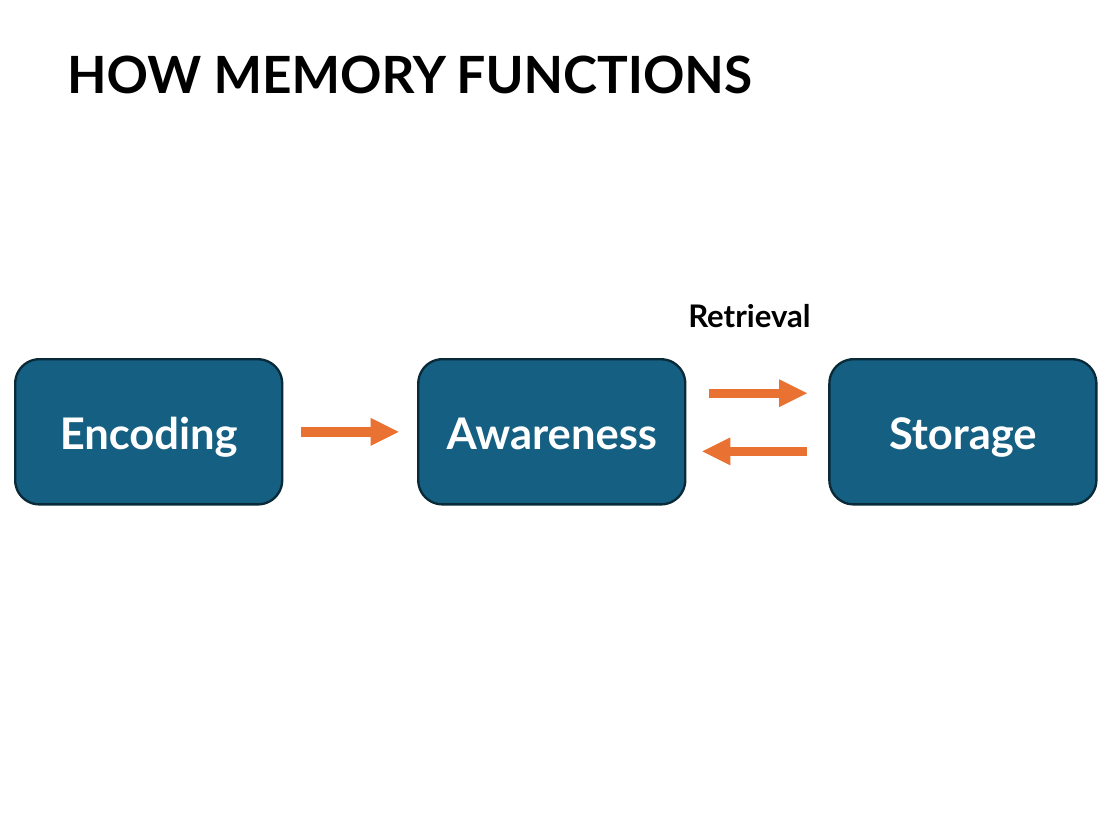
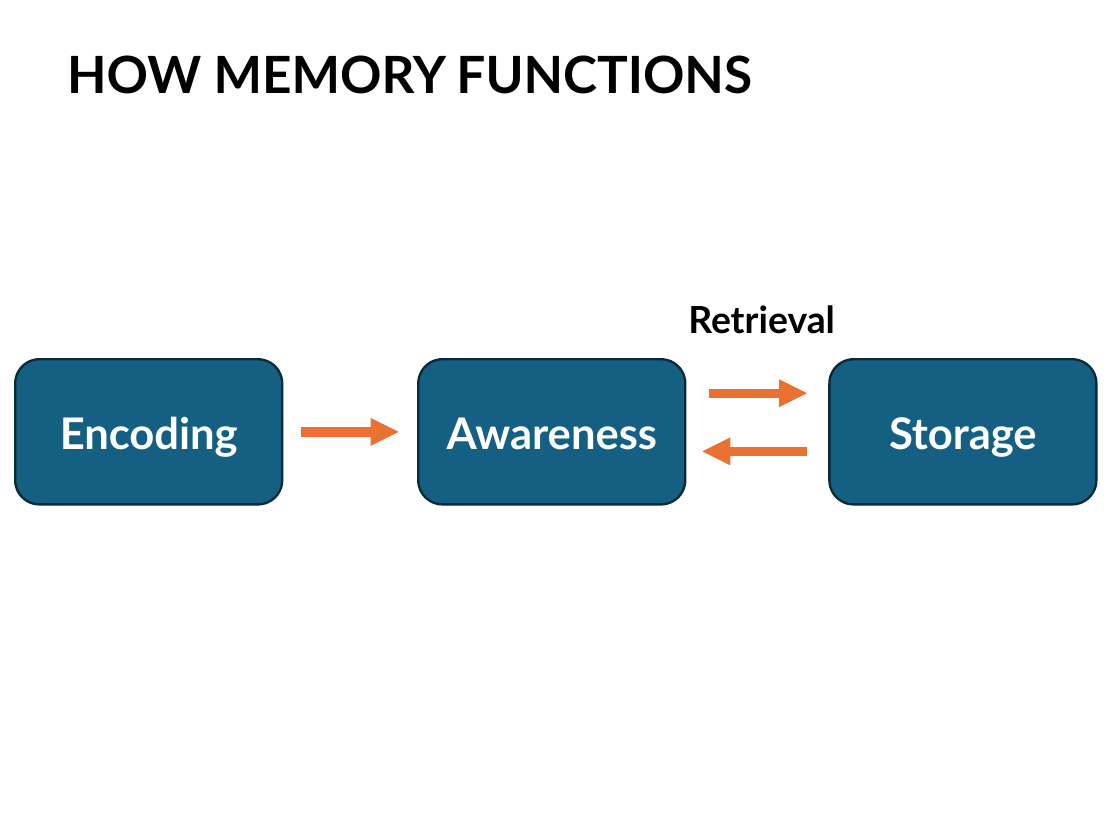
Before and after one commit to npm27/Teaching-Materials, a slide deck: slide 3 of Gen Psych II/Slides/8 Memory.pptx. Drawn at 1120x840 pixels with LibreOffice and Linux fonts; fonts in the diff are those of the drawing. Boxes give left, top, right and bottom in pixels: in the first picture for what was removed or moved away, otherwise in the second. Text is boxed around its words. In the diff, an @@ line names an element or a change of style, - is before the commit and + after.

```diff
--- a/Gen Psych II/Slides/8 Memory.pptx
+++ b/Gen Psych II/Slides/8 Memory.pptx
@@ text "Retrieval" at box(688, 305, 835, 334): size 20 to 24 pt @@
```
Also in this commit, not shown: 3 other slides changed, 1 slide added.
